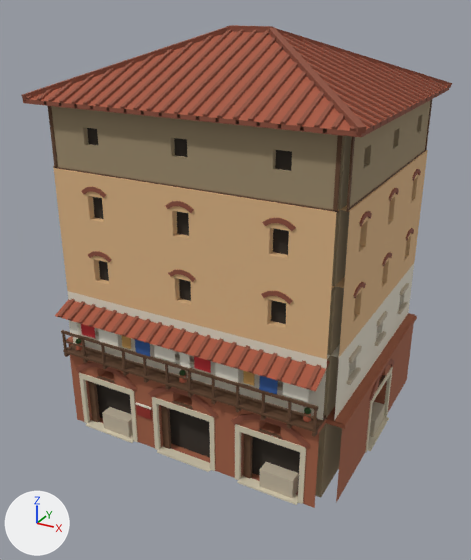
The glTF model nero-rome-reader /assets/models/rome/rome_insula_a.glb, before and after one commit.
Rendered twice from a camera (50 mm lens) standing at (14.2, -27.2, 20.3) and looking at (-0.2, -1.0, 7.2). Every picture has the same lights, and +X, +Y and +Z are marked at lower left. The older version comes first. Vertices at exactly the same position are counted once.

The older version as bpy lines, for what is in view:
```python
me_rome_insula_a = bpy.data.meshes.new('rome_insula_a')
me_rome_insula_a.from_pydata(...)  # 4145 vertices, 5422 faces; spans x -7.6..7.6, y -7.1..6.6, z 0.0..19.0
me_rome_insula_a.materials.append(mat_mud)  # brown #9e8c6e
me_rome_insula_a.materials.append(mat_brick)  # brown #a36145
me_rome_insula_a.materials.append(mat_dark)  # brown #332b24
me_rome_insula_a.materials.append(mat_travertine)  # beige #d6ccb3
me_rome_insula_a.materials.append(mat_tile2)  # brown #8c4f3b
me_rome_insula_a.materials.append(mat_wood)  # brown #61422b
me_rome_insula_a.materials.append(mat_stone)  # beige #c2b59e
me_rome_insula_a.materials.append(mat_red)  # red #942b21
me_rome_insula_a.materials.append(mat_marble)  # white #e5e0d4
me_rome_insula_a.materials.append(mat_gallery_wall)  # brown #7f7059
me_rome_insula_a.materials.append(mat_gallery_floor)  # brown #786b57
me_rome_insula_a.materials.append(mat_plaster)  # pale yellow #e3dbc9
me_rome_insula_a.materials.append(mat_tile)  # brown #a8573d
me_rome_insula_a.materials.append(mat_linen)  # white #ebe5d6
me_rome_insula_a.materials.append(mat_flowerr)  # red #c72e33
me_rome_insula_a.materials.append(mat_awning)  # orange #c29452
me_rome_insula_a.materials.append(mat_blue)  # blue #335c9e
me_rome_insula_a.materials.append(mat_hedge)  # dark green #2b4c21
me_rome_insula_a.materials.append(mat_plaster2)  # beige #deb585
ob_rome_insula_a = bpy.data.objects.new('rome_insula_a', me_rome_insula_a)
ob_rome_insula_a.location = (0.0, 0.0, 0.0)
```
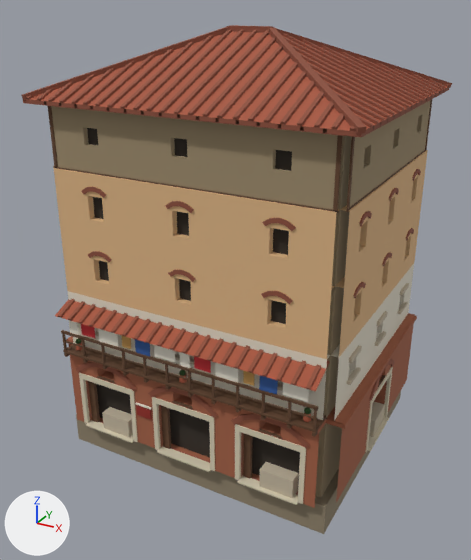
Location of each change, [x1, y1, x2, y2] in pixels of the pictures (471 x 560 px):
'rome_insula_a', reshaped: before [21, 25, 452, 508]; after [21, 25, 452, 534]
part 1 of me_rome_insula_a, added: after [76, 391, 401, 534]

The edits, one by one:
Material 'tuff' (mat_tuff) is new.
Its base color is (0.274, 0.223, 0.147) (brown #8f826b).
Its roughness is 0.95.
me_rome_insula_a is used by ob_rome_insula_a; location (0.0, 0.0, 0.0).
me_rome_insula_a had 4145 vertices, 5422 faces and spanned x -7.6..7.6, y -7.1..6.6, z 0.0..19.0.
me_rome_insula_a now has 4153 vertices, 5434 faces and spans x -7.6..7.6, y -7.1..6.6, z -1.6..19.0.
me_rome_insula_a part 1: a new loose piece, a box spanning x -7.0..7.0, y -6.0..6.0, z -1.6..0.0, in mat_tuff (brown #8f826b).
me_rome_insula_a gains material mat_tuff (brown #8f826b).
